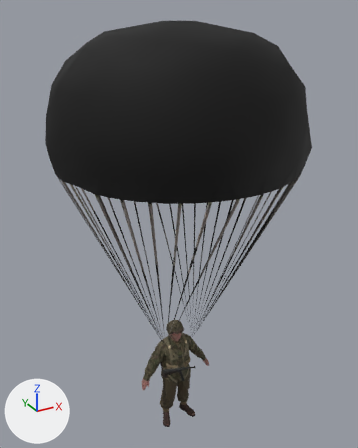
An edit to the glTF model models/paratrooper.glb, drawn before and after from the same camera.
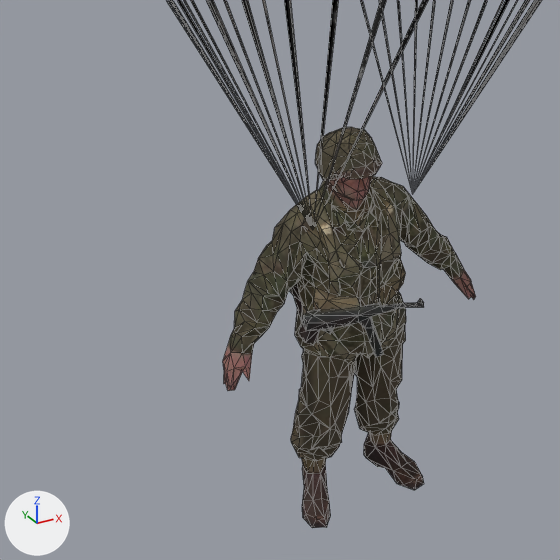
Each version appears first whole from a 50 mm lens placed at (-2.88, -5.26, 6.01), pointed at (0.09, 0.14, 3.31), and next in a close-up on the part from 23% to 65% of the width and 64% to 97% of the height. Arrows for +X, +Y and +Z are at lower left; the lights stay in place. The older version's two pictures come first. The close-ups show mesh edges as thin lines. Vertices at exactly the same position are counted once.

The first close-up shows 'paratrooper'.
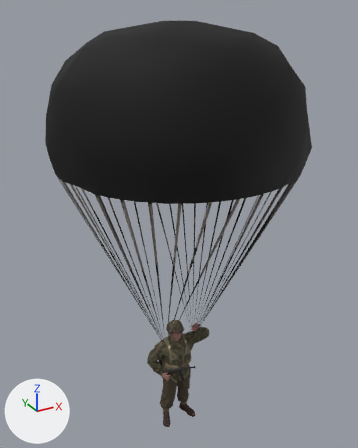
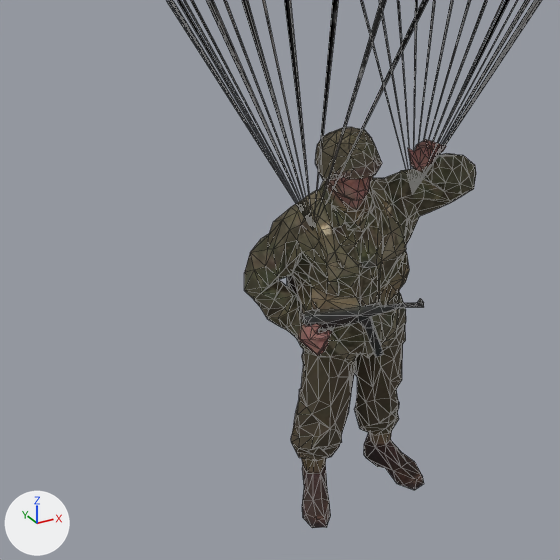
Pixel boxes [x1, y1, x2, y2] of what changed, in the close-ups (560 x 560 px; the box of a moved part takes in the faces that stretch with it):
part 1 of me_rewrap_001, moved or reshaped
    before: [223, 177, 476, 391]
    after: [244, 139, 476, 356]

Edits to the bpy script that builds the scene:
```text
Change me_rewrap_001:
    where me_rewrap_001.from_pydata(...)  # 1281 vertices, 2499 faces; spans x -1.6..1.6, y -1.57..1.57, z 0.0..5.86
    used by ob_paratrooper; location = (0.0, 0.0, 0.0)
    me_rewrap_001 part 1: 314 of 1281 vertices moved; they spanned x -0.58..0.58, y -0.07..0.27, z 0.79..1.47 and now span x -0.43..0.51, y -0.11..0.26, z 0.91..1.75; mean shift (0.02, -0.05, 0.16); largest move (0.58, 0.04, 0.79) -> (0.25, -0.11, 1.7)
```
